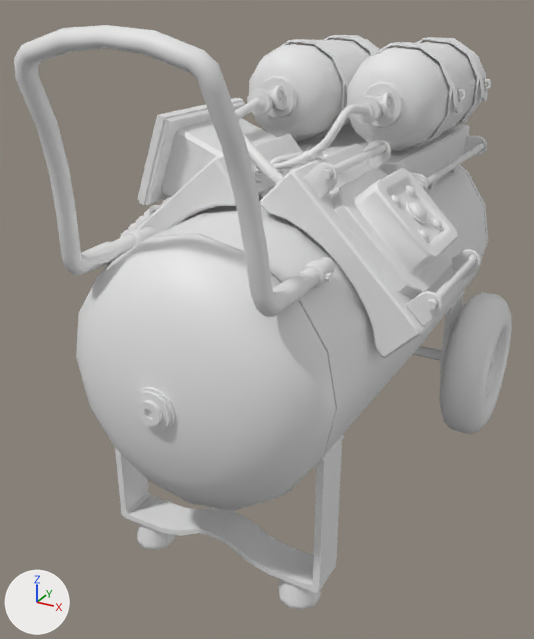
The FBX model Afterlife Gen 2/Assets/Art/Equipment/GhostTrap.fbx as it was, and as the next commit left it.
Rendered twice from a camera (50 mm lens) standing at (0.594, -1.321, 0.979) and looking at (-0.068, -0.117, 0.377). Lighting does not change. The marker at lower left points along +X, +Y and +Z.

Objects in the first picture: 'Ghost Trap'.
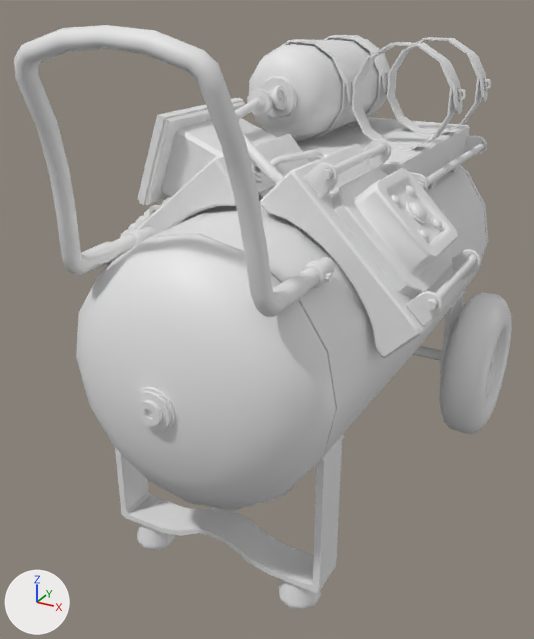
The newer file is also turned or shifted as a whole; pictures and numbers use the older file's frame.

What differs and where, as boxes (x1, y1, x2, y2) in the pictures (534 x 639 px):
part 1 of me_cylinder_018, deleted
    before: (346, 40, 482, 152)
part 2 of me_cylinder_018, deleted
    before: (379, 92, 395, 119)
part 3 of me_cylinder_018, deleted
    before: (254, 104, 369, 173)

What changed in the scene script:
```text
Change me_cylinder_018:
    used by ob_ghost_trap; location = (0.0, 0.0, 0.0)
    remove me_cylinder_018.from_pydata(...)  # 7070 vertices, 6707 faces; spans x -0.321..0.33, y -0.632..0.574, z -0.001..0.947
    add me_cylinder_018.from_pydata(...)  # 6383 vertices, 6033 faces; spans x -0.321..0.33, y -0.632..0.574, z -0.001..0.947
    me_cylinder_018 part 1: the loose piece of 278 vertices spanning x 0.018..0.202, y -0.091..0.437, z 0.704..0.888 is deleted
    me_cylinder_018 part 2: the loose piece of 133 vertices spanning x 0.111..0.146, y -0.074..-0.029, z 0.779..0.825 is deleted
    me_cylinder_018 part 3
    240 vertices are removed from x -0.005..0.117, y -0.244..-0.062, z 0.708..0.813
    240 faces are deleted
```
